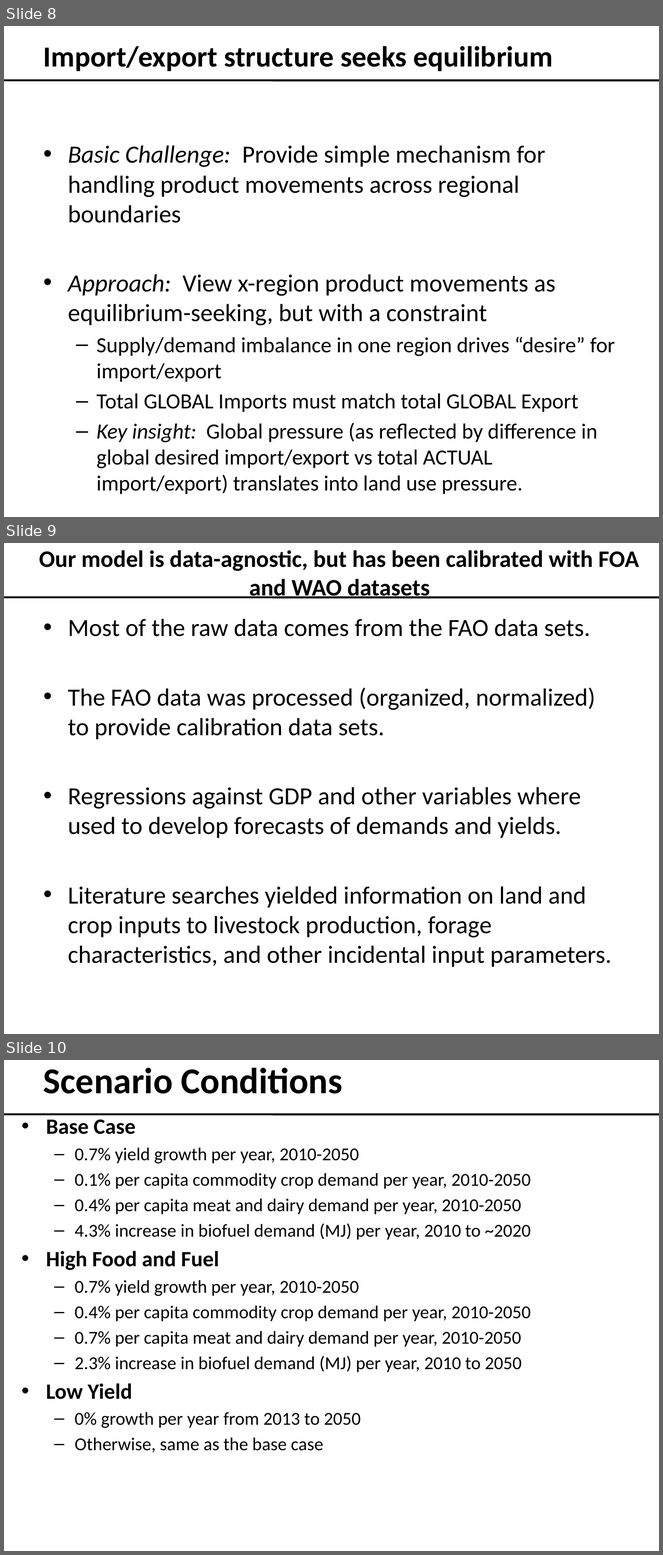
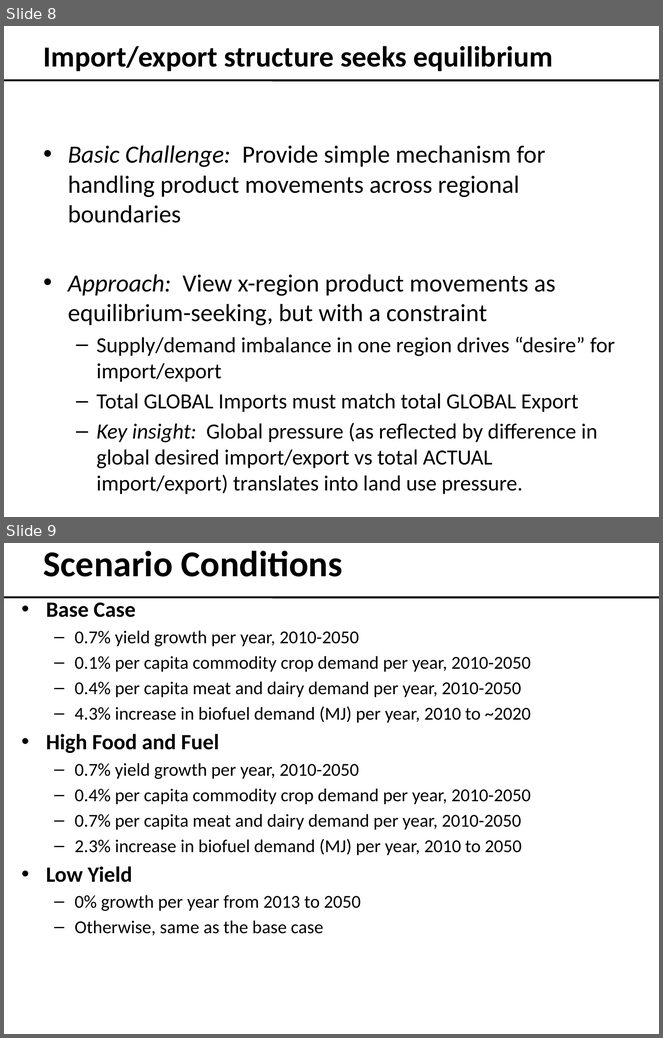
Before and after one commit to NREL/bioluc, a slide deck: documents/Overview of BioLUC Inman may 7.pptx. Shown one above the other, each under a label of ours: slides 8, 9 and 10 before the commit, slides 8 and 9 after it. The pictures are 663x1555 and 663x1038 pixels, drawn with LibreOffice and Linux fonts; fonts in the diff are those of the drawing; background and template pictures are left out. Boxes give left, top, right and bottom in pixels: in the first picture for what was removed or moved away, otherwise in the second. Text is boxed around its words. In the diff, an @@ line names an element or a change of style, - is before the commit and + after.

Commit message:
added pres

```diff
--- a/documents/Overview of BioLUC Inman may 7.pptx
+++ b/documents/Overview of BioLUC Inman may 7.pptx
@@ slide 9 removed at bbox=[4, 543, 659, 1034], background #FFFFFF; not listed: 2 template elements that a slide beside it also shows @@
@@ title removed at bbox=[39, 550, 639, 599] @@
-Our model is data-agnostic, but has been calibrated with FOA and WAO datasets
@@ text removed at bbox=[68, 619, 611, 967] @@
-• Most of the raw data comes from the FAO data sets.
-• The FAO data was processed (organized, normalized) to provide calibration data sets.
-• Regressions against GDP and other variables where used to develop forecasts of demands and yields.
-• Literature searches yielded information on land and crop inputs to livestock production, forage characteristics, and other incidental input parameters.
@@ what was slide 10 is now slide 9 @@
```
